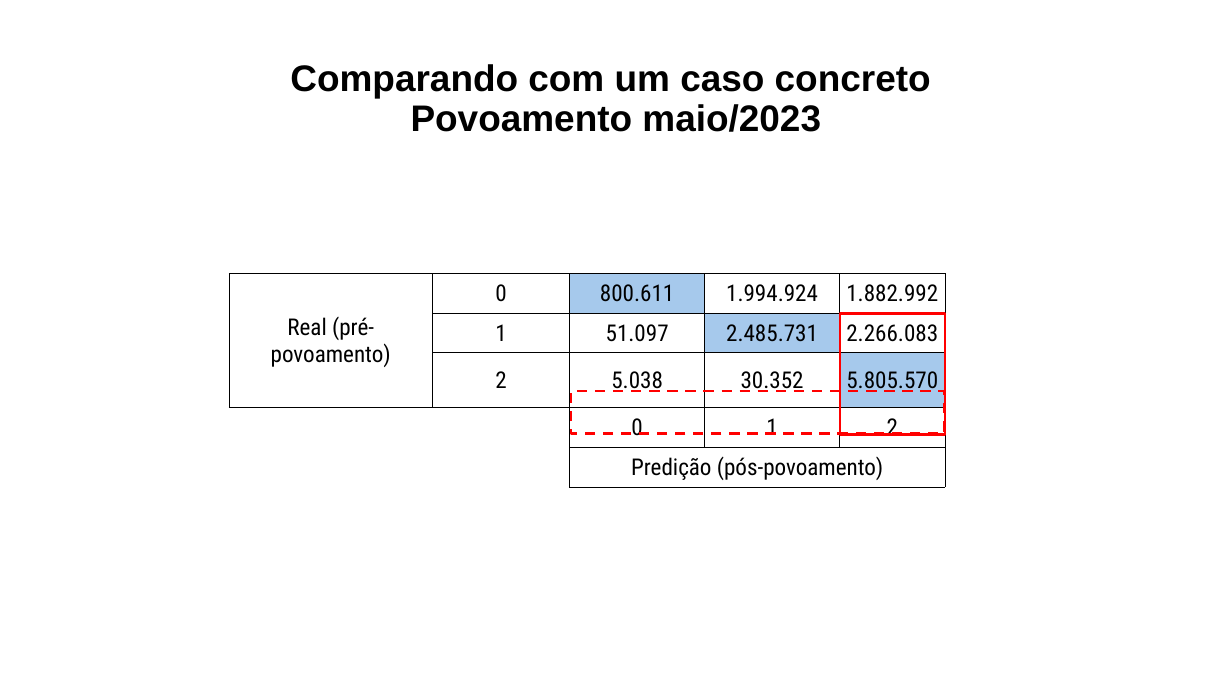
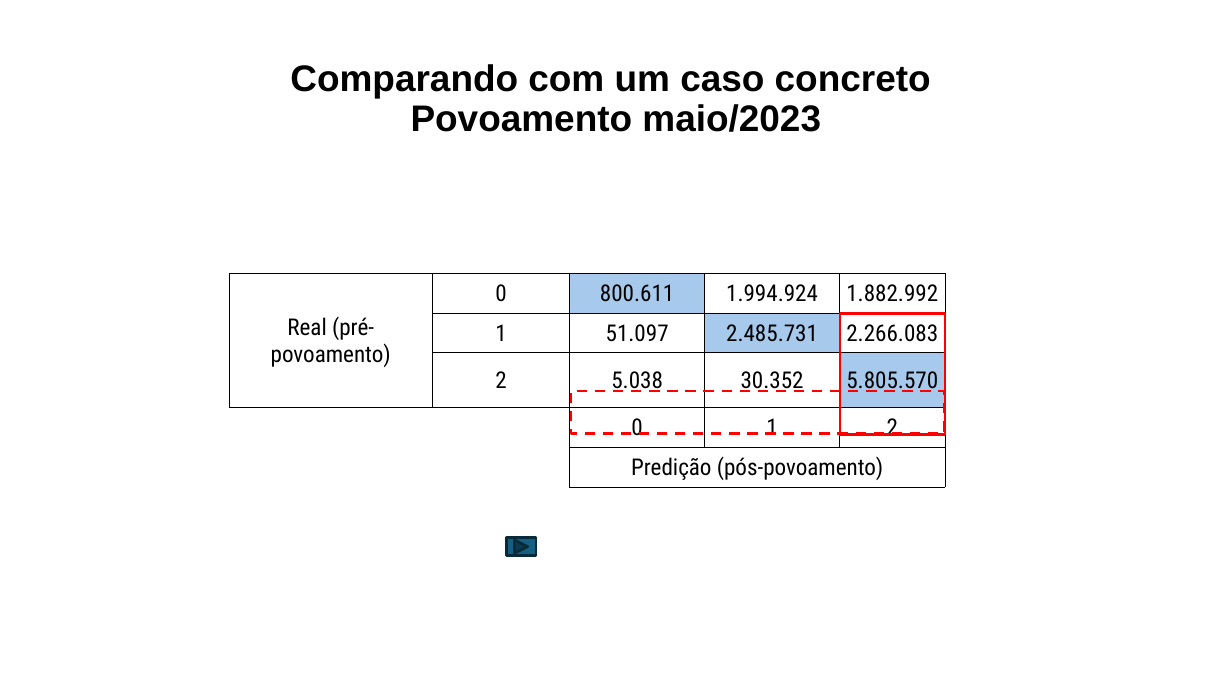
Before and after one commit to mariananresende/averiguacao_cadastral, a slide deck: slide 14 of Projeto_bootcamp_balanceado.pptx. Drawn at 1232x693 pixels with LibreOffice and Linux fonts; fonts in the diff are those of the drawing. Boxes give left, top, right and bottom in pixels: in the first picture for what was removed or moved away, otherwise in the second. Text is boxed around its words. In the diff, an @@ line names an element or a change of style, - is before the commit and + after.

```diff
--- a/Projeto_bootcamp_balanceado.pptx
+++ b/Projeto_bootcamp_balanceado.pptx
@@ action button forward next added at (506,538,536,555), fill #156082, outline #092A39 2 pt @@
```
Also in this commit, not shown: 1 other slide changed.
